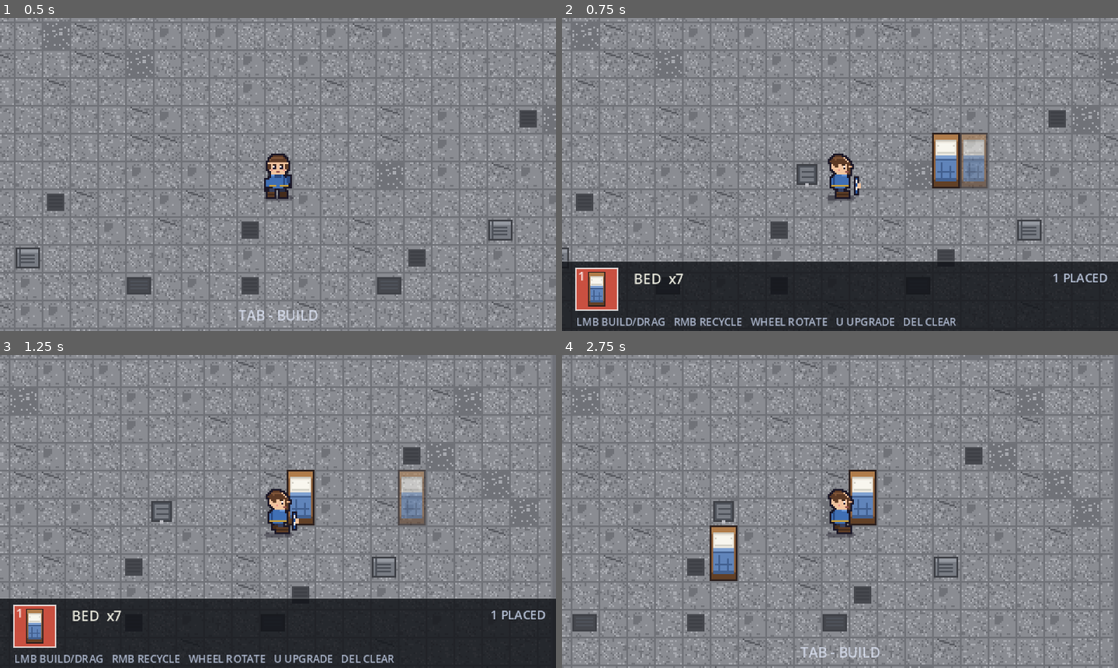
Above: before the commit, frames 1-4 (two rows, left to right).
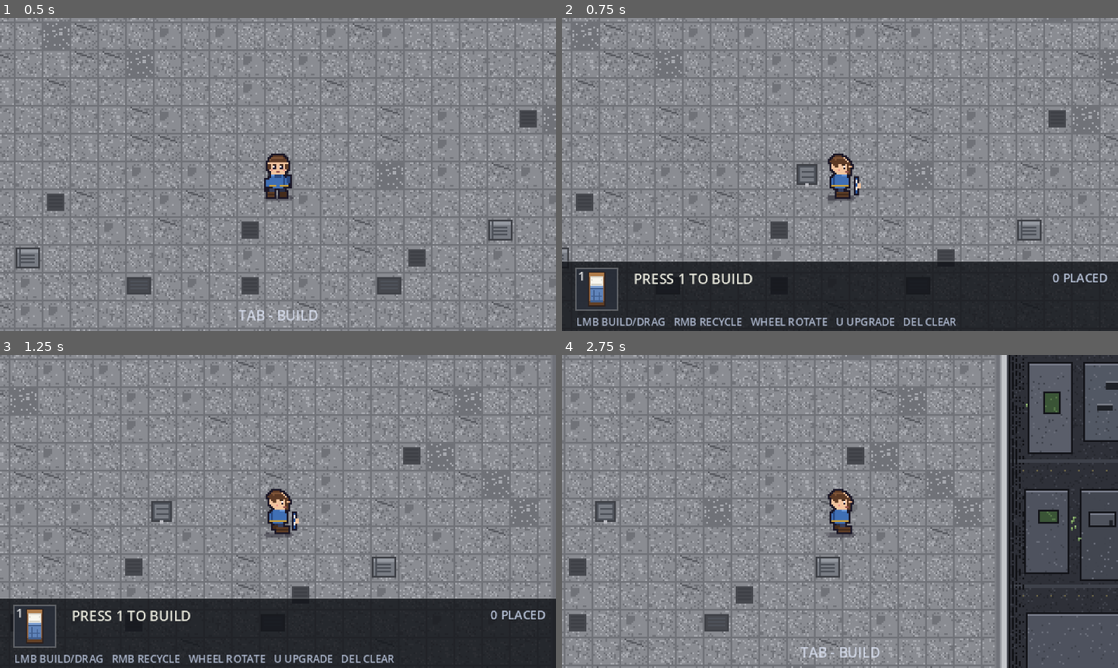
Above: after the commit, the same moments.

Repository: zhoucswift-cmd/pixel-survivor
Game: Godot game, scene res://scenes/base.tscn
The game is run twice, just before and just after one commit, with the same random seed, the same clock (stepped at 60 frames per second) and the same inputs.
Inputs (mouse positions are in pixels of both pictures, inside the frame that each line leads up to):
- Up to frame 1 (0.5 s): no input
- Up to frame 2 (0.75 s): tap Enter at 0.5 s; move the mouse to (962, 158) at 0.52 s; hold D (move_right) from 0.53 s (still down); hold Tab (build_mode) from 0.53 s (still down); click (962, 158) at 0.67 s
- Up to frame 3 (1.25 s): keep holding D (move_right); keep holding Tab (build_mode); tap E (interact) at 0.8 s
- Up to frame 4 (2.75 s): release D (move_right) at 1.25 s; release Tab (build_mode) at 1.25 s; drag from (728, 527) to (812, 574) at 1.27 s; tap Space at 2 s; move the mouse to (895, 442) at 2.02 s; hold D (move_right) from 2.03 s (still down); hold Tab (build_mode) from 2.03 s (still down); click (895, 442) at 2.17 s; tap E (interact) at 2.3 s

Frame 1 is identical in both runs. In frame 2, 2.8% of the frame differs, in the area x 2-90%, y 36-94%; in frame 3, 2.7%; in frame 4, 51%, in the area x 0-100%, y 0-100%.

Commit message:
feat: 进建造模式不预选家具，按数字键才显示放置预览

Diff:
--- a/scripts/base_builder.gd
+++ b/scripts/base_builder.gd
@@ -19,7 +19,8 @@
 ## 每种家具的初始库存
 @export var initial_stock := 8
 
-var selected := 0
+## 当前选中的家具；-1 = 还没选（进建造模式时不预选）
+var selected := -1
 ## 建造模式（Tab 开关）：关着的时候就是纯走路，不显示预览也不能摆东西
 var build_mode := false
 
@@ -66,7 +67,7 @@
 
 
 func selected_type() -> BaseFurniture:
-	if types.is_empty():
+	if types.is_empty() or selected < 0 or selected >= types.size():
 		return null
 	return types[selected]
 
@@ -119,6 +120,8 @@
 		return false
 	if type_index < 0:
 		type_index = selected
+	if type_index < 0:
+		return false
 	if steps < 0:
 		steps = _placing_steps
 	var data: BaseFurniture = types[clampi(type_index, 0, types.size() - 1)]
@@ -134,6 +137,8 @@
 		return false
 	if type_index < 0:
 		type_index = selected
+	if type_index < 0:
+		return false
 	type_index = clampi(type_index, 0, types.size() - 1)
 	if steps < 0:
 		steps = _placing_steps
@@ -185,8 +190,9 @@
 func rotate_at(cell: Vector2i, direction: int) -> void:
 	var piece: Node2D = _pieces.get(cell, null)
 	if piece == null:
+		if selected_type() == null:
+			return
 		_placing_steps = posmod(_placing_steps + direction, 4)
-		_update_ghost()
 		return
 
 	var origin: Vector2i = piece.cell
@@ -307,21 +313,26 @@
 ## Tab：进 / 出建造模式
 func toggle_build_mode() -> void:
 	build_mode = not build_mode
-	if not build_mode:
-		if _ghost != null:
-			_ghost.visible = false
+	# 刚进建造模式时不预选，按了数字键才出现要放的家具
+	selected = -1
+	if _ghost != null:
+		_ghost.visible = false
+	if not build_mode and _dragging != null:
+		_finish_drag()
+	_update_ghost()
+	selection_changed.emit(selected)
+	layout_changed.emit()
+	build_mode_changed.emit(build_mode)
+
+
+func _process(_delta: float) -> void:
+	if _ghost == null:
+		return
+
+	if not build_mode or selected_type() == null:
+		_ghost.visible = false
 		if _dragging != null:
-			_finish_drag()
-	layout_changed.emit()
-	build_mode_changed.emit(build_mode)
-
-
-func _process(_delta: float) -> void:
-	if _ghost == null or selected_type() == null:
-		return
-
-	if not build_mode:
-		_ghost.visible = false
+			return
 		return
 
 	var cell := _mouse_cell()
--- a/scripts/base_hud.gd
+++ b/scripts/base_hud.gd
@@ -78,7 +78,8 @@
 
 	# 当前选中 + 操作提示
 	var data_sel: BaseFurniture = _builder.selected_type()
-	var name_text: String = "-" if data_sel == null else "%s  x%d" % [data_sel.short_name, _builder.stock_of(_selected)]
+	var name_text: String = "PRESS 1 TO BUILD" if data_sel == null \
+		else "%s  x%d" % [data_sel.short_name, _builder.stock_of(_selected)]
 	var level_text := ""
 	var hovered: Node2D = _builder.piece_at(_builder.mouse_cell())
 	if hovered != null:
Binary file added: docs/screenshots/base_build_none.png
Binary file added: docs/screenshots/base_build_selected.png
